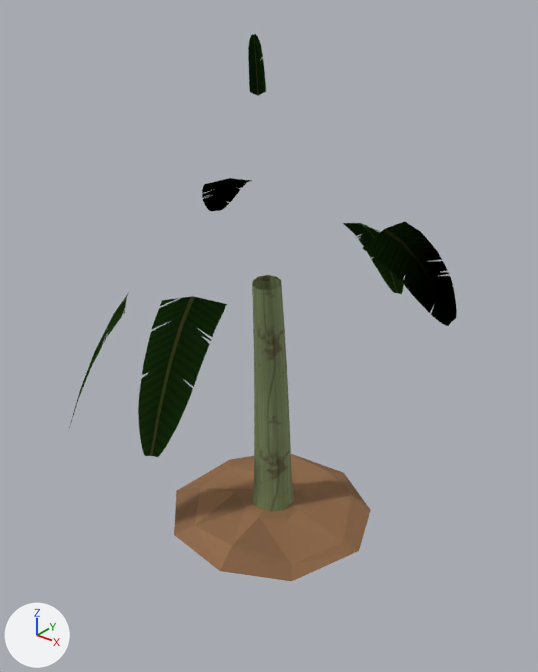
The glTF model game/assets/models/ZB_agac_talh_a3.glb: old version first, new version second.
Camera for both pictures: a 50 mm lens placed at (1.68, -2.13, 2.19), pointed at (0.08, -0.13, 0.95). Arrows for +X, +Y and +Z are at lower left; the lights stay in place. The picture after the commit comes second. Vertices at exactly the same position are counted once.

Objects in the first picture: 'ZB_agac_talh_a3'.
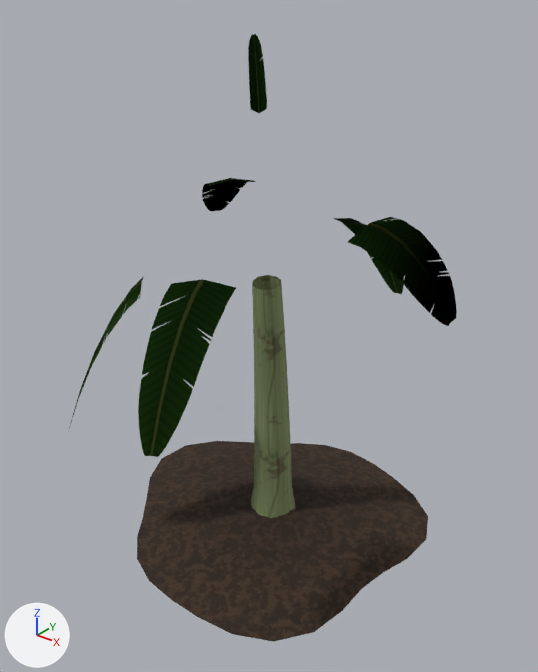
What differs and where, as boxes [x1, y1, x2, y2] in the pictures (538 x 672 px):
'ZB_agac_talh_a3', reshaped (11% taller): before [69, 34, 457, 581]; after [69, 34, 457, 642]
part 1 of me_zb_agac_talh_a3, rebuilt (47% wider, 58% taller): before [174, 454, 371, 581]; after [137, 441, 428, 642]
part 2 of me_zb_agac_talh_a3, recoloured: before [121, 89, 453, 511]; after [121, 89, 453, 518]

The edits, one by one:
Picture 'yuzey_toprak.png' (img_yuzey_toprak_png) is new.
Material 'yuzey_toprak' (mat_yuzey_toprak) is new.
Uses the picture img_yuzey_toprak_png.
me_zb_agac_talh_a3 is used by ob_zb_agac_talh_a3; location (0.0, 0.0, 0.0).
me_zb_agac_talh_a3 had 305 vertices, 434 faces and spanned x -0.62..0.84, y -0.92..0.66, z -0.05..2.0.
me_zb_agac_talh_a3 now has 501 vertices, 800 faces and spans x -0.72..0.84, y -0.92..0.66, z -0.05..2.0.
me_zb_agac_talh_a3 part 1: the loose piece of 29 vertices spanning x -0.44..0.45, y -0.44..0.44, z 0.0..0.08 is rebuilt with 225 vertices and now spans x -0.72..0.62, y -0.65..0.65, z -0.04..0.05, in mat_yuzey_toprak.
me_zb_agac_talh_a3 part 2: 368 kept faces spanning x -0.62..0.84, y -0.92..0.66, z -0.05..2.0 get new vertex colours.
me_zb_agac_talh_a3 no longer uses material mat_mat.
me_zb_agac_talh_a3 gains material mat_yuzey_toprak.
